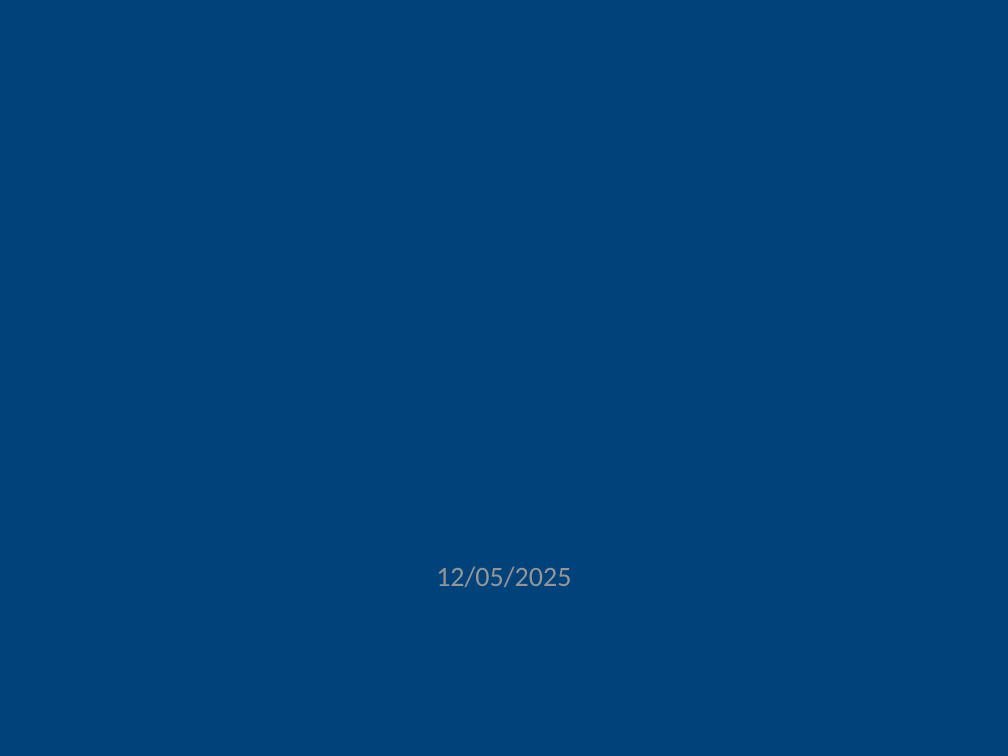
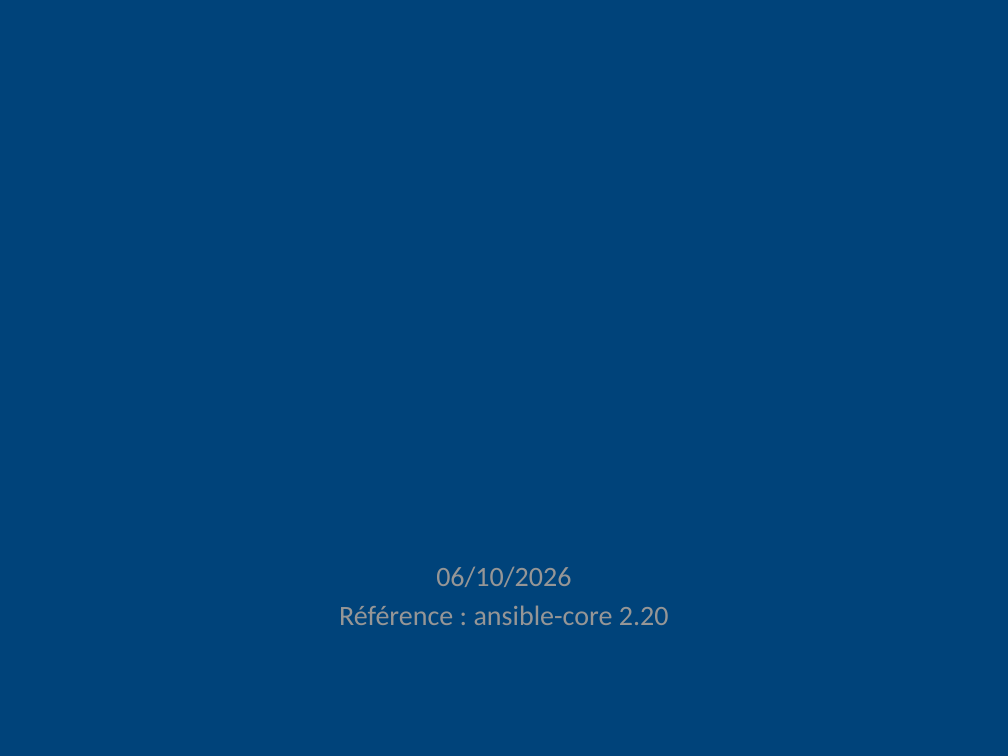
Before and after one commit to CCoupel/ansible-training, a slide deck: slide 2 of Ansible Training.pptx. Drawn at 1008x756 pixels with LibreOffice and Linux fonts; fonts in the diff are those of the drawing; background and template pictures are left out. Boxes give left, top, right and bottom in pixels: in the first picture for what was removed or moved away, otherwise in the second. Text is boxed around its words. In the diff, an @@ line names an element or a change of style, - is before the commit and + after.

```diff
--- a/Ansible Training.pptx
+++ b/Ansible Training.pptx
@@ text at box(339, 566, 669, 625): text changed @@
-12/05/2025
+06/10/2026
+Référence : ansible-core 2.20
```
